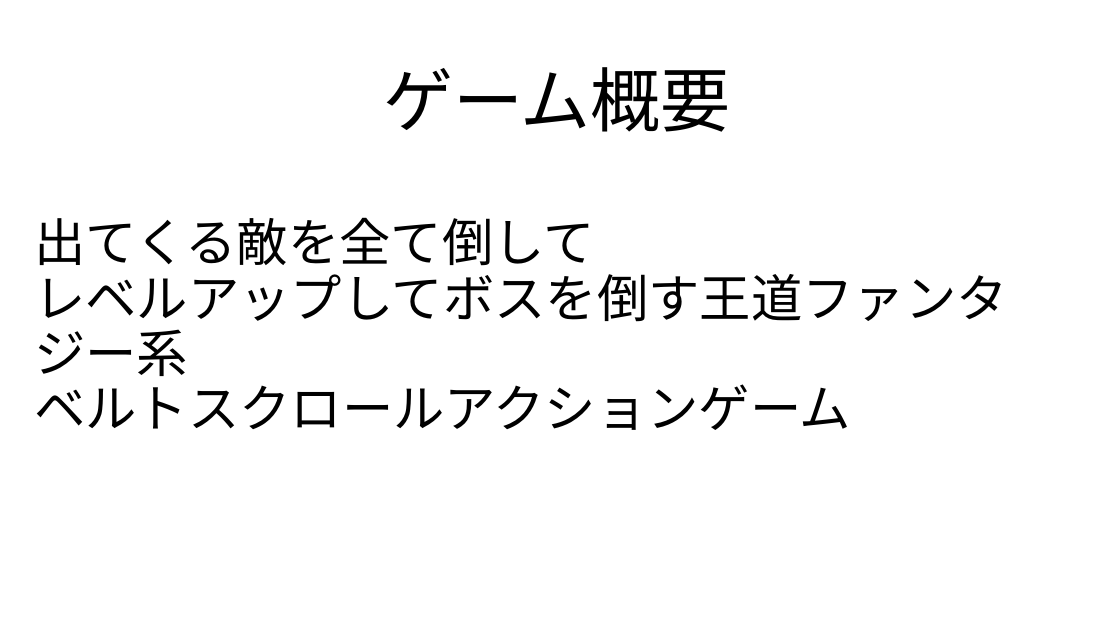
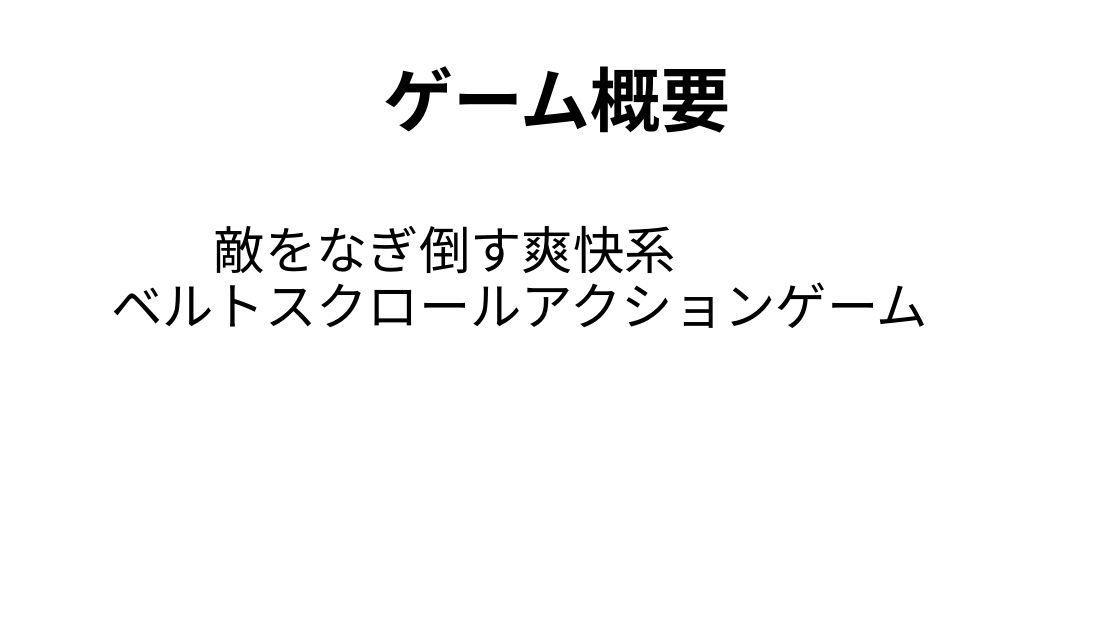
Before and after one commit to GCLUC2019/GameProject, a slide deck: slide 2 of Fukuyama/福山チーム/企画書＆スケジュール/ゲームキャンプ企画書.pptx. Drawn at 1120x630 pixels with LibreOffice and Linux fonts; fonts in the diff are those of the drawing. Boxes give left, top, right and bottom in pixels: in the first picture for what was removed or moved away, otherwise in the second. Text is boxed around its words. In the diff, an @@ line names an element or a change of style, - is before the commit and + after.

```diff
--- a/Fukuyama/福山チーム/企画書＆スケジュール/ゲームキャンプ企画書.pptx
+++ b/Fukuyama/福山チーム/企画書＆スケジュール/ゲームキャンプ企画書.pptx
@@ text "ゲーム概要" at bbox=[383, 66, 731, 133]: bold on @@
@@ title at bbox=[111, 226, 928, 328]: text changed @@
-出てくる敵を全て倒して
-レベルアップしてボスを倒す王道ファンタジー系
-ベルトスクロールアクションゲーム
+敵をなぎ倒す爽快系
+ベルトスクロールアクションゲーム
```
Also in this commit, not shown: 6 other slides changed, 4 other files.
